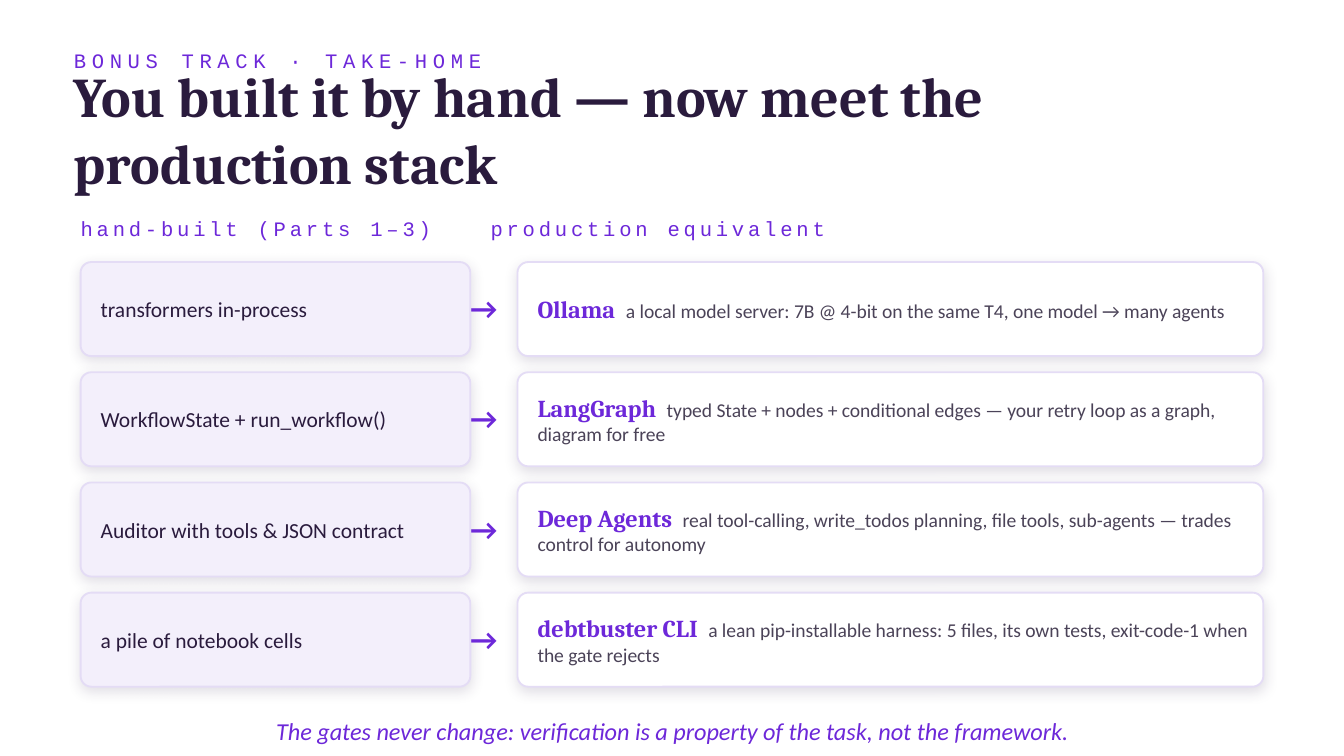
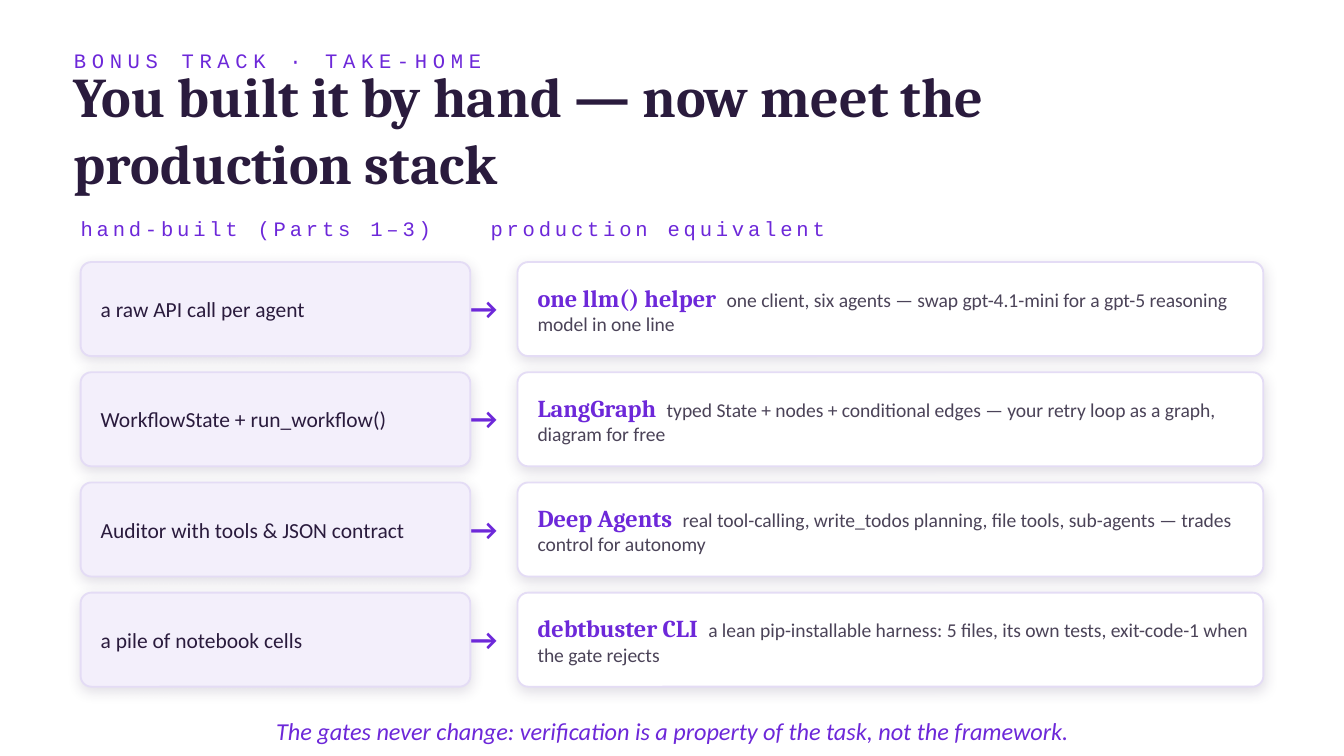
Before and after one commit to KarthikShivasankar/LLMA4SE-Workshop4, a slide deck: slide 17 of LLMA4SE_Workshop4_Slides.pptx (slide 16 before the commit). Drawn at 1344x756 pixels with LibreOffice and Linux fonts; fonts in the diff are those of the drawing. Boxes give left, top, right and bottom in pixels: in the first picture for what was removed or moved away, otherwise in the second. Text is boxed around its words. In the diff, an @@ line names an element or a change of style, - is before the commit and + after.

```diff
--- a/LLMA4SE_Workshop4_Slides.pptx
+++ b/LLMA4SE_Workshop4_Slides.pptx
@@ text at box(538, 289, 1228, 331): text changed @@
-Ollama a local model server: 7B @ 4-bit on the same T4, one model → many agents
+one llm() helper one client, six agents — swap gpt-4.1-mini for a gpt-5 reasoning model in one line
@@ text at box(101, 302, 304, 321): text changed @@
-transformers in-process
+a raw API call per agent
```
Also in this commit, not shown: 10 other slides changed, 1 slide added, 19 other files.
